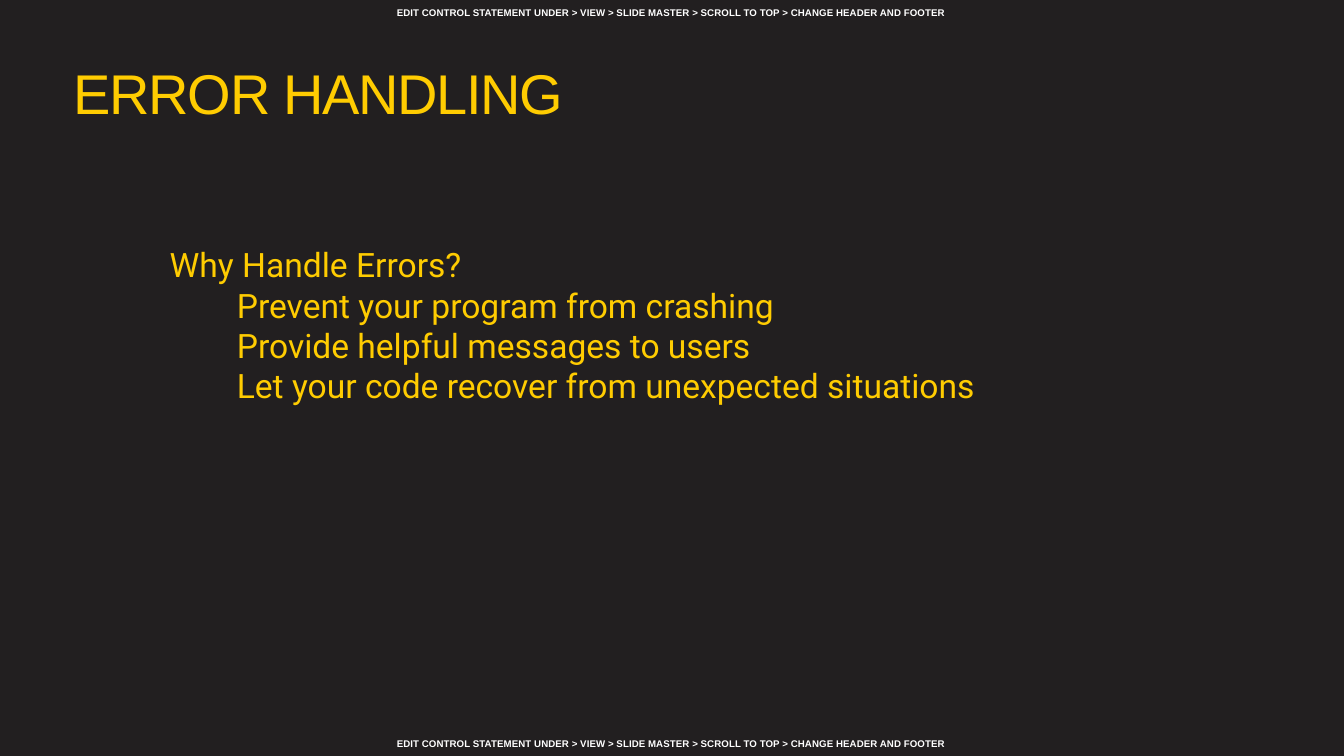
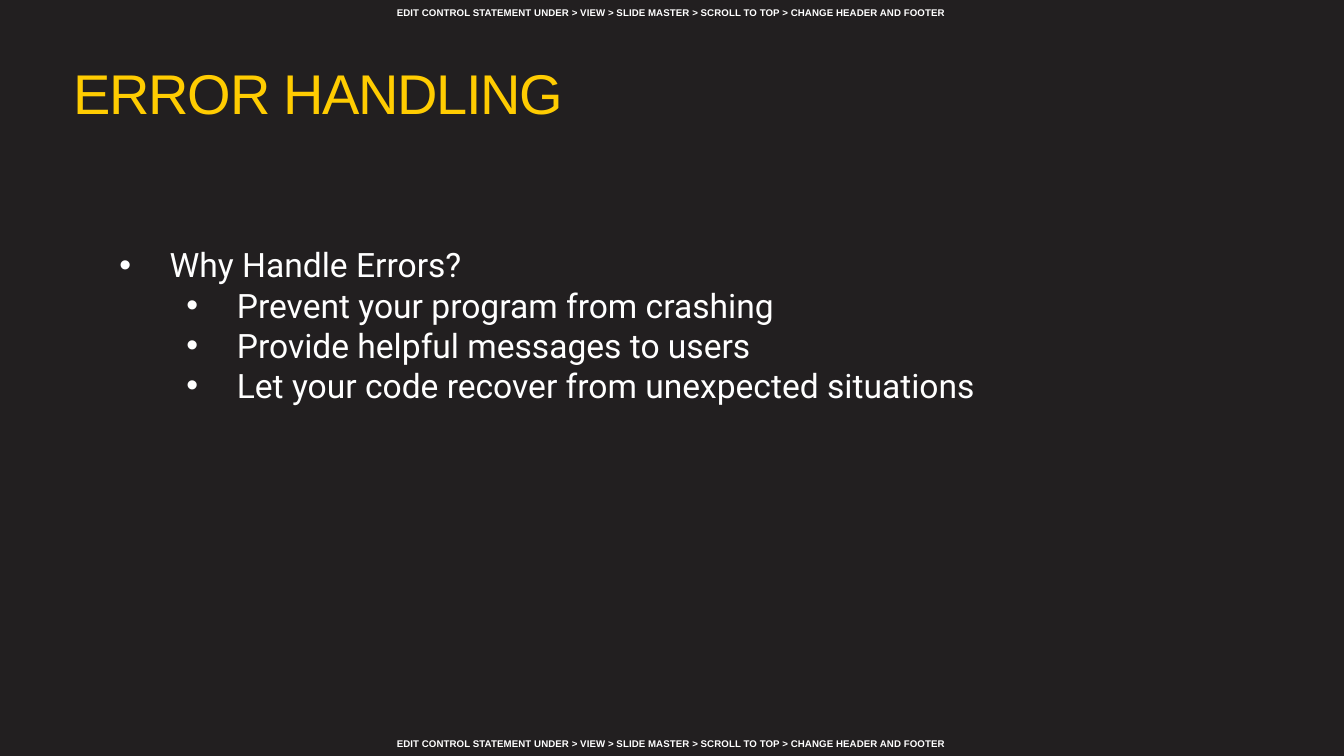
Before and after one commit to AFC-AI2C/summer-course, a slide deck: slide 20 of Python/Lesson 02 - Conditional Statements and Error Handling/Lesson 02 - Conditional Statements, Loops, and Error Handling.pptx. Drawn at 1344x756 pixels with LibreOffice and Linux fonts; fonts in the diff are those of the drawing; background and template pictures are left out. Boxes give left, top, right and bottom in pixels: in the first picture for what was removed or moved away, otherwise in the second. Text is boxed around its words. In the diff, an @@ line names an element or a change of style, - is before the commit and + after.

```diff
--- a/Python/Lesson 02 - Conditional Statements and Error Handling/Lesson 02 - Conditional Statements, Loops, and Error Handling.pptx
+++ b/Python/Lesson 02 - Conditional Statements and Error Handling/Lesson 02 - Conditional Statements, Loops, and Error Handling.pptx
@@ text "Why Handle Errors?" at <box>170,251,974,405</box>: text colour #FFCC01 to #FFFFFF; bullet ● to •; bullet colour #221F20 to #FFFFFF; bullet ○ to • @@
```
Also in this commit, not shown: 10 other slides changed.
